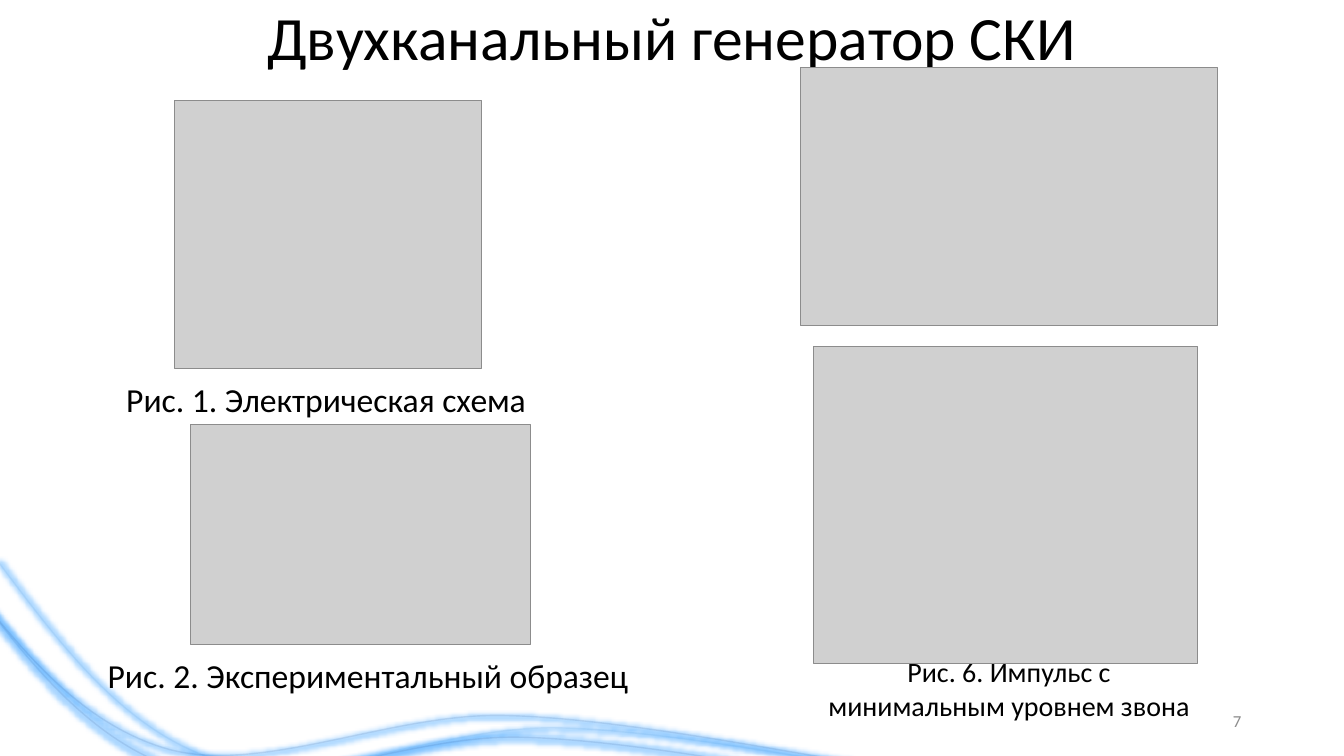
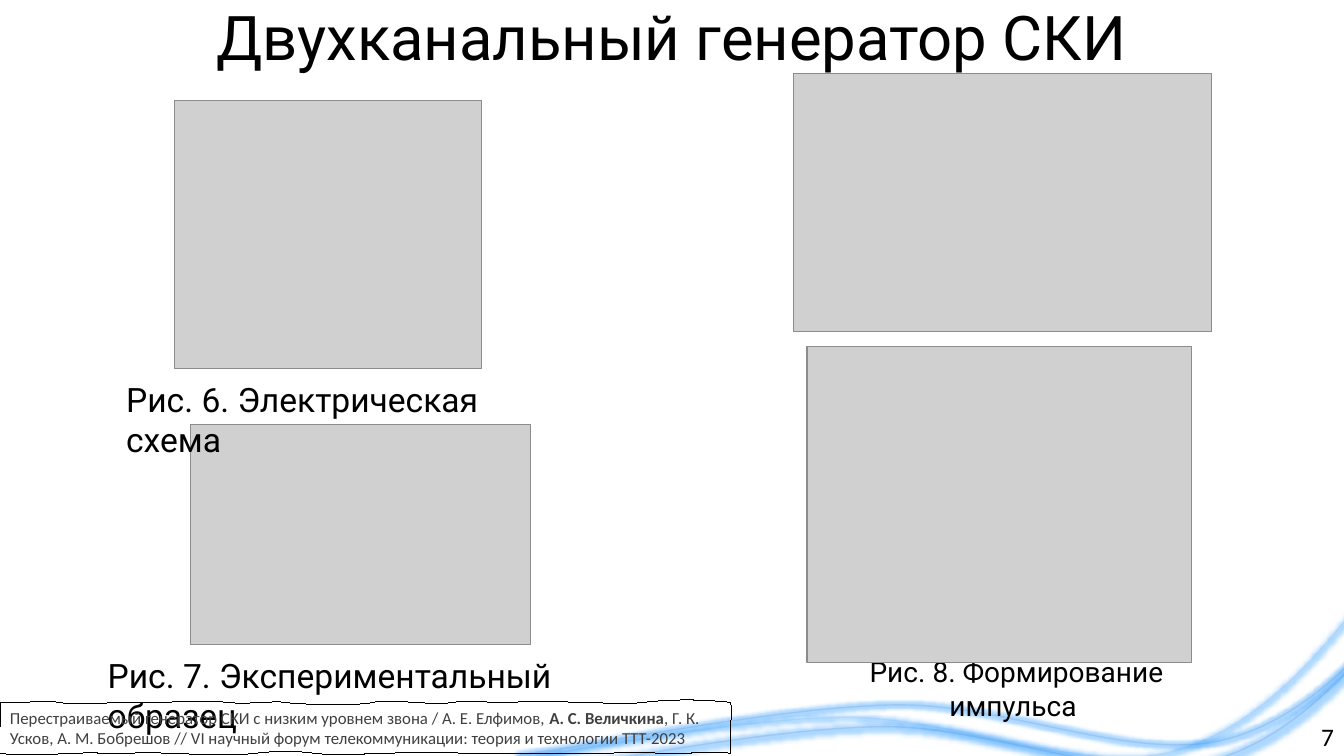
Before and after one commit to liveinscarlet/Study, a slide deck: slide 7 of Диссертация и предзащита/Презентация для предзащиты.pptx. Drawn at 1344x756 pixels with LibreOffice and Linux fonts; fonts in the diff are those of the drawing; grey boxes stand for pictures; background and template pictures are left out. Boxes give left, top, right and bottom in pixels: in the first picture for what was removed or moved away, otherwise in the second. Text is boxed around its words. In the diff, an @@ line names an element or a change of style, - is before the commit and + after.

```diff
--- a/Диссертация и предзащита/Презентация для предзащиты.pptx
+++ b/Диссертация и предзащита/Презентация для предзащиты.pptx
@@ title "Двухканальный генератор СКИ" at box(216, 15, 1126, 75): font Calibri to Roboto @@
@@ picture: place and size @@
-picture at box(801, 68, 1218, 326)
+picture at box(793, 74, 1211, 332)
@@ picture: place and size @@
-picture at box(814, 347, 1198, 663)
+picture at box(808, 346, 1192, 662)
@@ text at box(126, 387, 479, 461): text changed; font Calibri to Roboto @@
-Рис. 1. Электрическая схема
+Рис. 6. Электрическая схема
@@ freeform shape: place and size @@
-freeform shape at box(0, 549, 877, 756)
+freeform shape at box(520, 538, 1344, 755)
@@ freeform shape: place and size @@
-freeform shape at box(0, 562, 932, 756)
+freeform shape at box(466, 551, 1344, 756)
@@ freeform shape: place and size @@
-freeform shape at box(0, 571, 893, 756)
+freeform shape at box(503, 561, 1344, 756)
@@ text at box(870, 656, 1164, 723): text changed; font Calibri to Roboto @@
-Рис. 6. Импульс с минимальным уровнем звона
+Рис. 8. Формирование импульса
@@ text at box(108, 663, 551, 736): text changed; font Calibri to Roboto @@
-Рис. 2. Экспериментальный образец
+Рис. 7. Экспериментальный образец
@@ freeform shape added at box(0, 703, 731, 753), outline #000000 0.75 pt, 12 pt, text #404040 @@
+Перестраиваемый генератор СКИ с низким уровнем звона / А. Е. Елфимов, А. С. Величкина, Г. К. Усков, А. М. Бобрешов // VI научный форум телекоммуникации: теория и технологии ТТТ-2023
@@ page number: place and size @@
-page number at box(1233, 716, 1241, 727)
+page number at box(1321, 729, 1334, 746)
@@ page number at box(1321, 729, 1334, 746): size 12 to 18 pt, text colour #8C8C8C to #000000 @@
```
Also in this commit, not shown: 14 other slides changed, 1 slide added, 1 slide removed, 2 other files.
